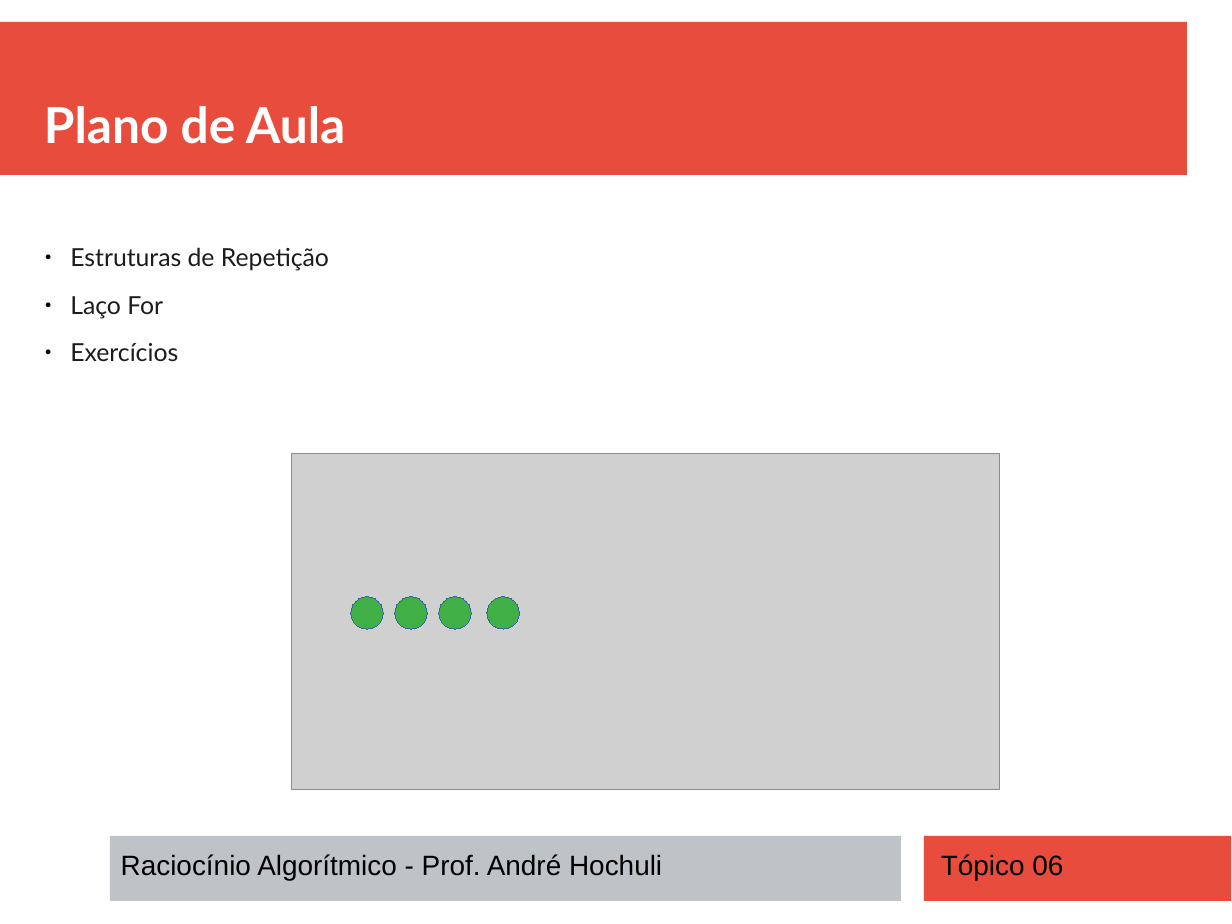
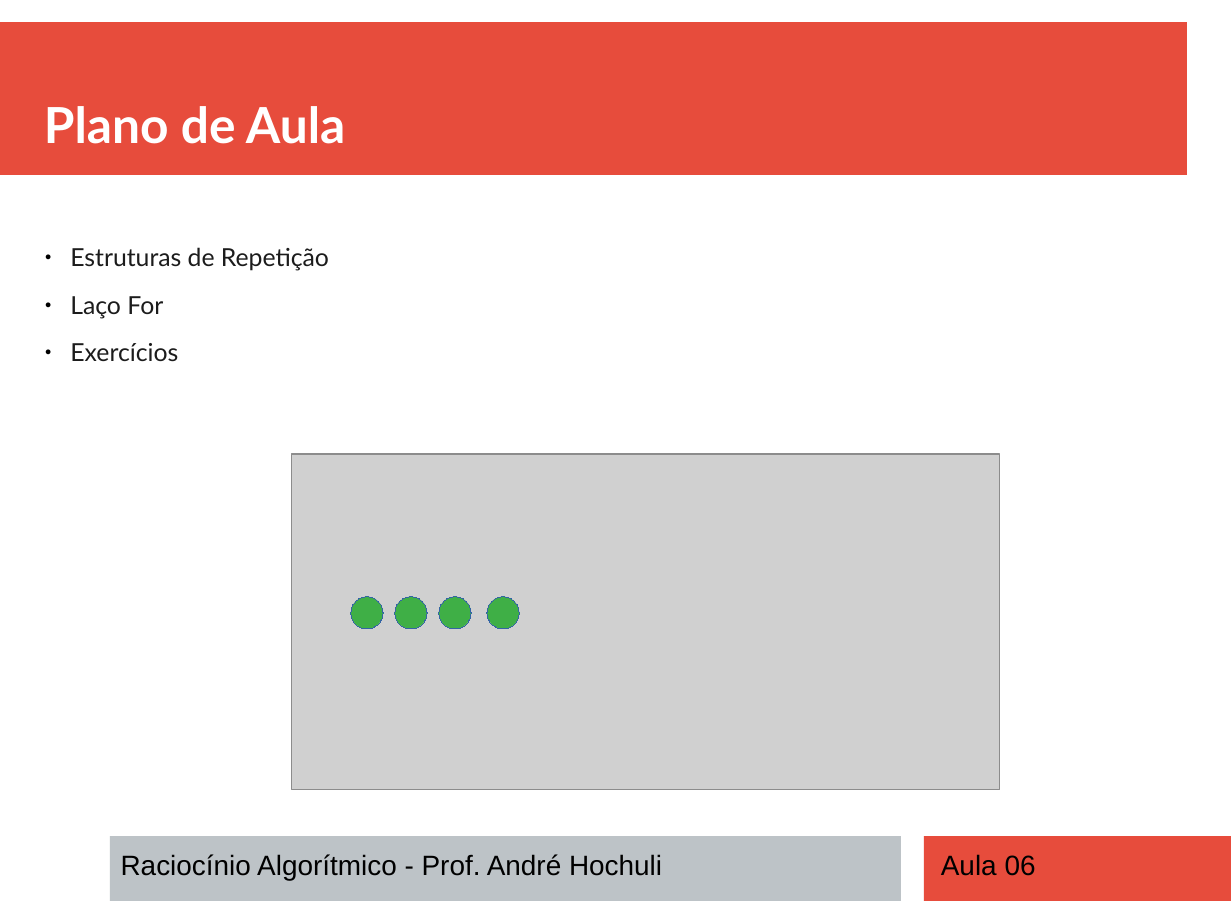
Before and after one commit to andrehochuli/teaching, a slide deck: slide 2 of RaciocinioAlgoritmico/Aula 06 - Estruturas de Repetição (FOR)/Aula 06 - Estruturas de Repetição (FOR).pptx. Drawn at 1232x924 pixels with LibreOffice and Linux fonts; fonts in the diff are those of the drawing; grey boxes stand for pictures. Boxes give left, top, right and bottom in pixels: in the first picture for what was removed or moved away, otherwise in the second. Text is boxed around its words. In the diff, an @@ line names an element or a change of style, - is before the commit and + after.

```diff
--- a/RaciocinioAlgoritmico/Aula 06 - Estruturas de Repetição (FOR)/Aula 06 - Estruturas de Repetição (FOR).pptx
+++ b/RaciocinioAlgoritmico/Aula 06 - Estruturas de Repetição (FOR)/Aula 06 - Estruturas de Repetição (FOR).pptx
@@ text at box(941, 854, 1036, 876): text changed @@
-Tópico 06
+Aula 06
```
Also in this commit, not shown: 12 other slides changed, 25 other files.
